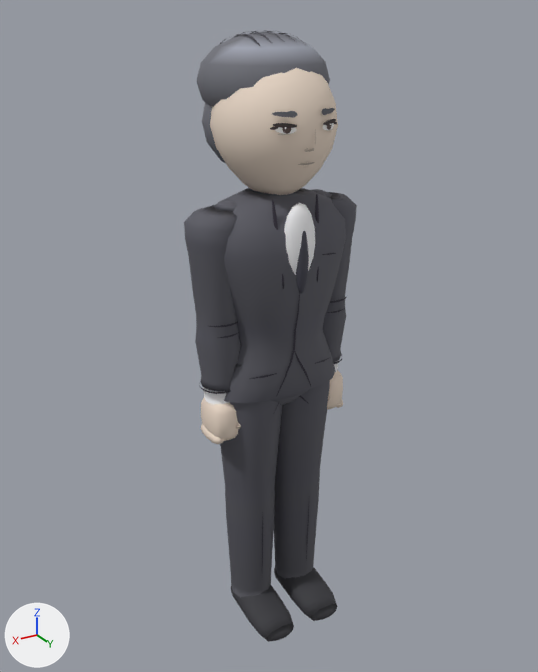
Before and after pictures for a commit that changed the glTF model assets/models/castle_guard_a.glb.
Both versions are drawn from a camera (50 mm lens) standing at (1.159, 1.903, 1.991) and looking at (-0.003, -0.035, 1.022). Lighting does not change. The marker at lower left points along +X, +Y and +Z. The first picture is the older version.

Objects in the first picture: 'Body'.
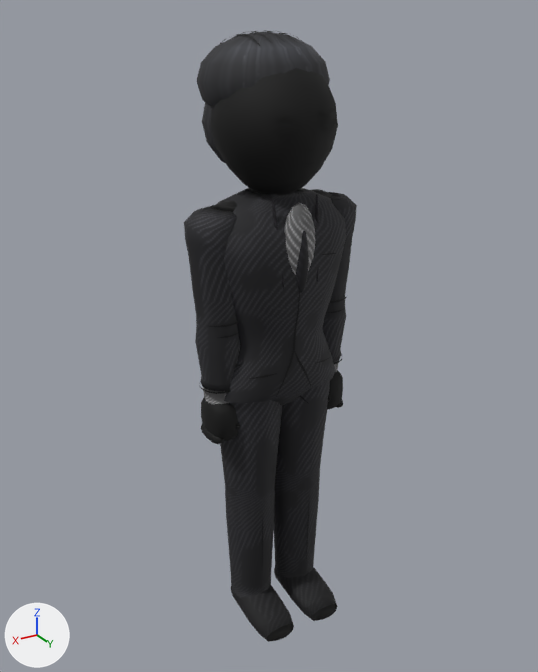
Location of each change, [x1, y1, x2, y2] in pixels of the pictures (538 x 672 px):
'Body', surface changed (darker): [184, 30, 357, 642] in both

Patch to the scene script:
```diff
--- a/assets/models/castle_guard_a.glb.py
+++ b/assets/models/castle_guard_a.glb.py
@@ img_albedo @@
+img_albedo = load_image('_albedo', '_unpacked/_albedo', 512, 512, 'sRGB')
@@ mat_material_0 @@
 n0 = _N.new('ShaderNodeBsdfPrincipled'); n0.name = 'Principled BSDF'
 n1 = _N.new('ShaderNodeOutputMaterial'); n1.name = 'Material Output'
+n3 = _N.new('ShaderNodeMix'); n3.name = 'Mix'
+n3.data_type = 'RGBA'
+n3.blend_type = 'MULTIPLY'
+n3.inputs[0].default_value = 1.0  # 'Factor'
 n2 = _N.new('ShaderNodeVertexColor'); n2.name = 'Color Attribute'
+n4 = _N.new('ShaderNodeTexImage'); n4.name = 'Image Texture'
+n4.image = img_albedo
 _L.new(n0.outputs[0], n1.inputs[0])  # 'BSDF' to 'Surface'
-_L.new(n2.outputs[0], n0.inputs[0])  # 'Color' to 'Base Color'
+_L.new(n3.outputs[2], n0.inputs[0])  # 'Result' to 'Base Color'
+_L.new(n2.outputs[0], n3.inputs[7])  # 'Color' to 'B'
+_L.new(n4.outputs[0], n3.inputs[6])  # 'Color' to 'A'
```
